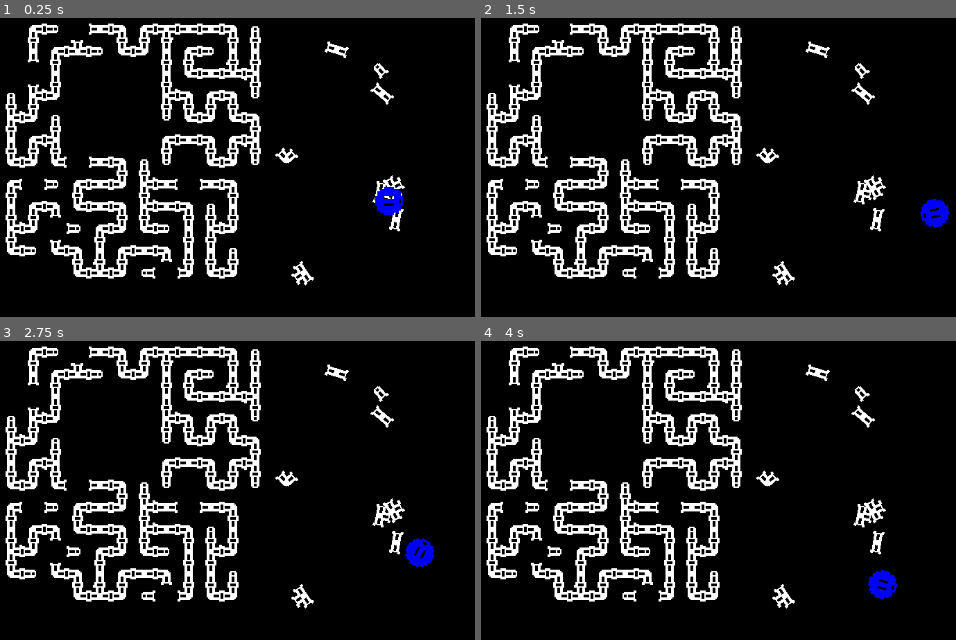
Above: before the commit, frames 1-4 (two rows, left to right).
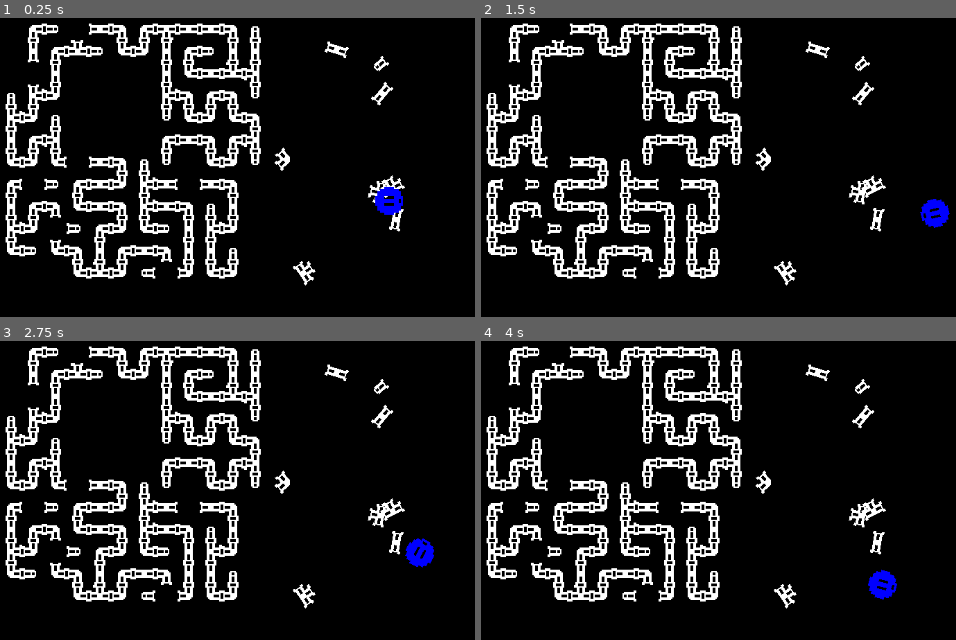
Above: after the commit, the same moments.

Repository: Overlord1704/PashtetJam1
Game: Godot game, scene res://scenes/Level/level.tscn
Same seed, same stepped clock (60 frames per second), same inputs: the game is played once before the commit and once after it.
Inputs (mouse positions are in pixels of both pictures, inside the frame that each line leads up to):
- Up to frame 1 (0.25 s): no input
- Up to frame 2 (1.5 s): move the mouse to (outside the picture) at 0.52 s; click (outside the picture) at 0.67 s; move the mouse to (718, 266) at 1.27 s; click (718, 266) at 1.42 s
- Up to frame 3 (2.75 s): move the mouse to (outside the picture) at 2.02 s; click (outside the picture) at 2.17 s
- Up to frame 4 (4 s): move the mouse to (outside the picture) at 2.77 s; click (outside the picture) at 2.92 s; move the mouse to (outside the picture) at 3.52 s; click (outside the picture) at 3.67 s

The runs differ from the first frame. In frame 1, 0.6% of the frame differs, in the area x 57-85%, y 12-90%; in frame 2, 0.7%; in frame 3, 0.7%; in frame 4, 0.7%.

Commit message:
pipes and classes

Diff:
--- a/scenes/Level/Location.gd
+++ b/scenes/Level/Location.gd
@@ -12,6 +12,8 @@
 
 var TILE = 32
 
+var PipeScene = preload("res://scenes/Level/pipe.tscn")
+var PlaceScene = preload("res://scenes/Level/place.tscn")
 
 @onready var label = $Elements/Label
 @onready var pipes = $Pipes
@@ -123,18 +125,30 @@
 
 			new_element.scale = Vector2(2, 2)
 
-			if Vector2i(j, i) not in _broken:
-				new_element.global_position = pos
-				pipes.add_child(new_element)
-			else:
+			if Vector2i(j, i) in _broken:
+				# сцена плейса трубы
+				var place_scene = PlaceScene.instantiate()
+				place_scene.add_child(new_element)
+				add_child(place_scene)
+				place_scene.global_position = pos
+
+				# сцена элемента трубы
+				var pipe_element = new_element.duplicate()
+				pipe_element.position = Vector2.ZERO
+				var pipe_scene = PipeScene.instantiate()
+				pipe_scene.add_child(pipe_element)
+				add_child(pipe_scene)
+				pipe_element.show()
+
 				var w = TILE * (m + 0.5)
 				var h = TILE * (n + 0.5)
 				var random_pos = Vector2(randf() * w * 0.5, randf() * h)
-				new_element.global_position = Vector2(w, 0) + random_pos
-				new_element.rotation = randf() * PI * 2.0
-				add_child(new_element)
-
-			new_element.show()
+				pipe_scene.global_position = Vector2(w, 0) + random_pos
+				pipe_scene.rotation = randf() * PI * 2.0
+			else:
+				new_element.global_position = pos
+				pipes.add_child(new_element)
+				new_element.show()
 
 
 
--- /dev/null
+++ b/scenes/Level/Pipe.gd
@@ -0,0 +1,2 @@
+extends Area2D
+class_name _TakeObject
--- /dev/null
+++ b/scenes/Level/Place.gd
@@ -0,0 +1,2 @@
+extends Area2D
+class_name _PlaceObject
--- /dev/null
+++ b/scenes/Level/pipe.tscn
@@ -0,0 +1,12 @@
+[gd_scene load_steps=3 format=3 uid="uid://by4etgj6edbef"]
+
+[ext_resource type="Script" path="res://scenes/Level/Pipe.gd" id="1_27hdg"]
+
+[sub_resource type="RectangleShape2D" id="RectangleShape2D_sln40"]
+size = Vector2(32, 32)
+
+[node name="Pipe" type="Area2D"]
+script = ExtResource("1_27hdg")
+
+[node name="CollisionShape2D" type="CollisionShape2D" parent="."]
+shape = SubResource("RectangleShape2D_sln40")
--- /dev/null
+++ b/scenes/Level/place.tscn
@@ -0,0 +1,12 @@
+[gd_scene load_steps=3 format=3 uid="uid://cjovjjyjgraj1"]
+
+[ext_resource type="Script" path="res://scenes/Level/Place.gd" id="1_xje1r"]
+
+[sub_resource type="RectangleShape2D" id="RectangleShape2D_1rly2"]
+size = Vector2(32, 32)
+
+[node name="Place" type="Area2D"]
+script = ExtResource("1_xje1r")
+
+[node name="Area2D" type="CollisionShape2D" parent="."]
+shape = SubResource("RectangleShape2D_1rly2")
